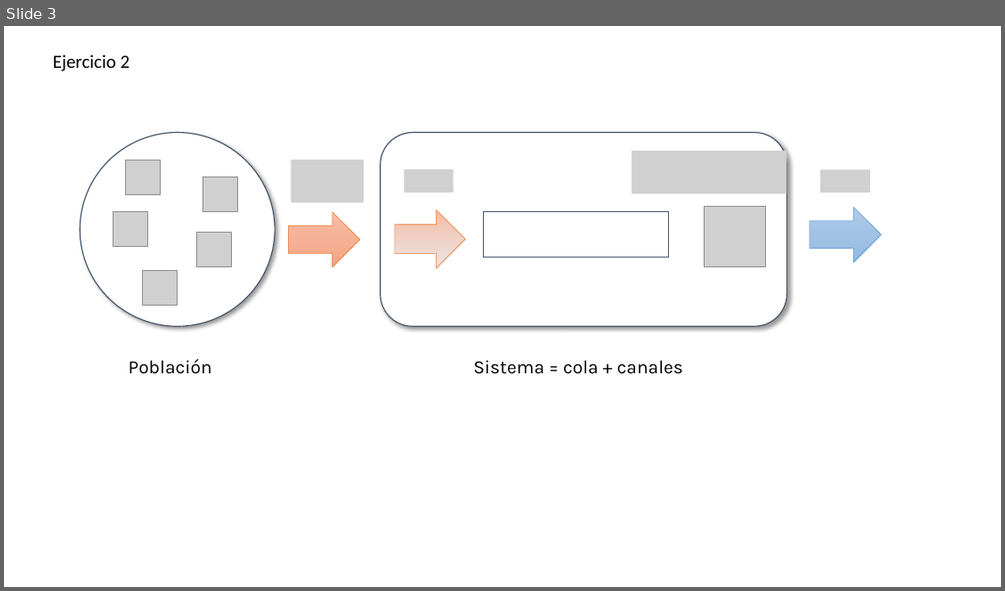
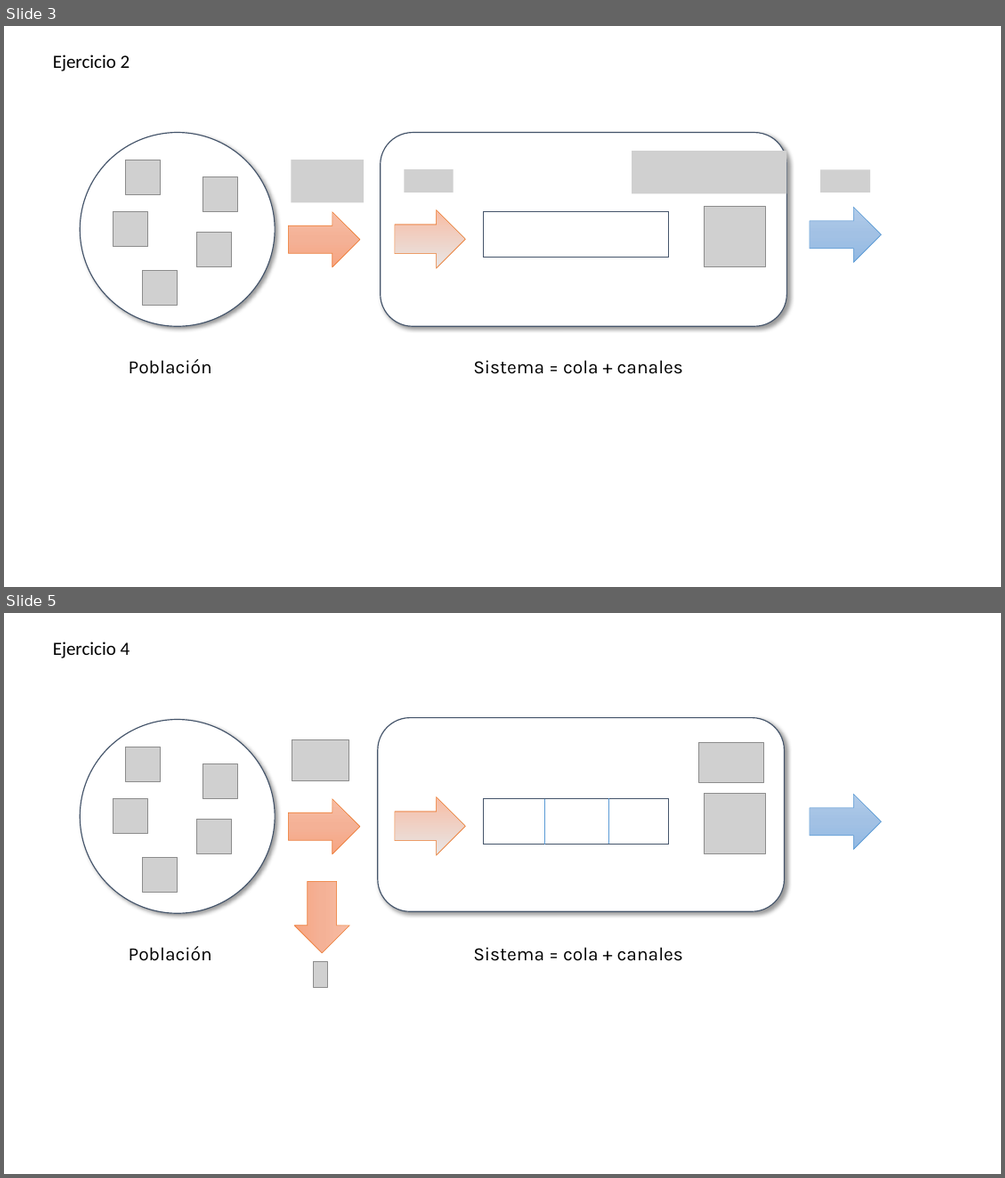
Before and after one commit to miparnisari/modelos2fiuba, a slide deck: tp1-colas/Imagenes.pptx. Shown one above the other, each under a label of ours: slide 3 before the commit, slides 3 and 5 after it; the slides between them are not shown. The pictures are 1005x591 and 1005x1178 pixels, drawn with LibreOffice and Linux fonts; fonts in the diff are those of the drawing; grey boxes stand for pictures; background and template pictures are left out. Boxes give left, top, right and bottom in pixels: in the first picture for what was removed or moved away, otherwise in the second. Text is boxed around its words. In the diff, an @@ line names an element or a change of style, - is before the commit and + after.

```diff
--- a/tp1-colas/Imagenes.pptx
+++ b/tp1-colas/Imagenes.pptx
@@ slide 5 added at (x1=4, y1=613, x2=1001, y2=1174), background #FFFFFF @@
@@ text added at (x1=53, y1=641, x2=130, y2=658), 18 pt, text #000000 @@
+Ejercicio 4
@@ ellipse added at (x1=81, y1=719, x2=275, y2=913), fill #FFFFFF, outline #44546A 1 pt @@
@@ rounded rectangle added at (x1=378, y1=718, x2=785, y2=911), fill #FFFFFF, outline #44546A 1 pt @@
@@ picture added at (x1=291, y1=739, x2=348, y2=780) @@
@@ picture added at (x1=699, y1=743, x2=764, y2=783) @@
@@ picture added at (x1=125, y1=747, x2=161, y2=782) @@
@@ picture added at (x1=202, y1=764, x2=238, y2=799) @@
@@ picture added at (x1=113, y1=799, x2=148, y2=835) @@
@@ right arrow added at (x1=288, y1=799, x2=360, y2=854), fill gradient #F7BDA5 to #F5B196 to #F8A582, outline #ED7D31 0.5 pt @@
@@ right arrow added at (x1=395, y1=797, x2=465, y2=855), fill gradient #F7BDA5 to #E7E6E6, outline #ED7D31 0.5 pt @@
@@ rectangle added at (x1=484, y1=799, x2=670, y2=844), fill #FFFFFF, outline #44546A 1 pt @@
@@ line added from (544, 798) to (544, 844), #5B9BD5 0.5 pt @@
@@ line added from (609, 798) to (609, 844), #5B9BD5 0.5 pt @@
@@ picture added at (x1=704, y1=793, x2=765, y2=854) @@
@@ right arrow added at (x1=809, y1=794, x2=882, y2=850), fill gradient #B1CBE9 to #A3C1E5 to #93B9E4, outline #5B9BD5 0.5 pt @@
@@ picture added at (x1=196, y1=819, x2=231, y2=854) @@
@@ picture added at (x1=142, y1=857, x2=178, y2=892) @@
@@ right arrow added at (x1=294, y1=882, x2=349, y2=953), fill gradient #F7BDA5 to #F5B196 to #F8A582, outline #ED7D31 0.5 pt @@
@@ text added at (x1=129, y1=946, x2=212, y2=961), 18 pt, text #000000 @@
+Población
@@ text added at (x1=473, y1=947, x2=683, y2=961), 18 pt, text #000000 @@
+Sistema = cola + canales
@@ picture added at (x1=314, y1=962, x2=327, y2=988) @@
```
Also in this commit, not shown: 2 other slides added, 1 other file.
